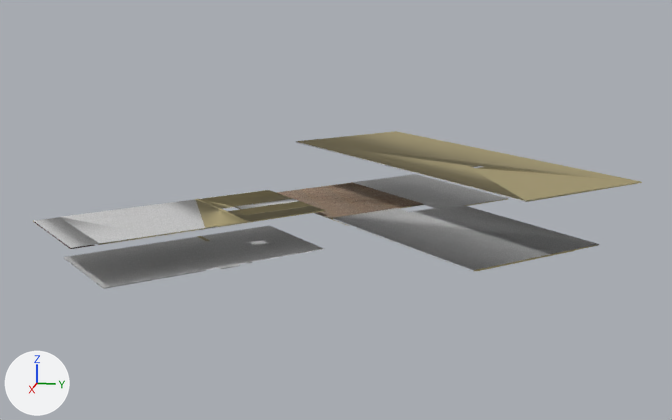
Renders of the COLLADA model dae/podlahy_pud.dae from each side of a commit.
Camera for both pictures: a 50 mm lens placed at (41.5, 9.4, 15.5), pointed at (-1.1, 0.9, 4.9). Lighting does not change. The marker at lower left points along +X, +Y and +Z. Vertices at the same position are counted once.

The first picture shows 'SketchUp'.
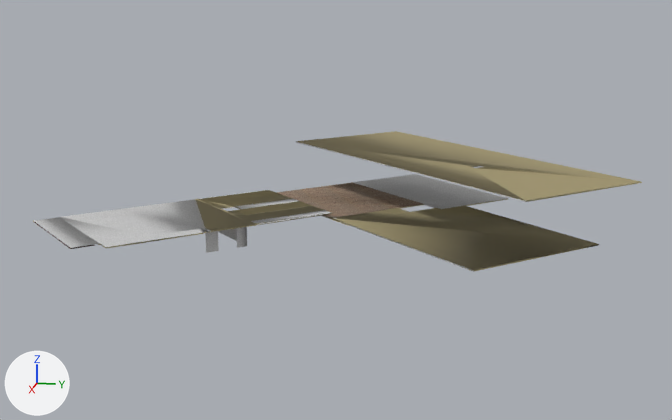
Diff of the bpy script that builds the scene:
```diff
--- a/dae/podlahy_pud.dae.py
+++ b/dae/podlahy_pud.dae.py
@@ me_sketchup @@
 # used by ob_sketchup; location = (0.0, 0.0, 0.0)
-me_sketchup.from_pydata(...)  # 690 vertices, 1253 faces; spans x -10.9..8.4, y -11.9..14.4, z 3.1..7.5
+me_sketchup.from_pydata(...)  # 716 vertices, 1568 faces; spans x -10.9..8.4, y -11.9..14.4, z 4.0..7.5
+# me_sketchup part 1: the loose piece of 146 vertices spanning x -3.9..7.5, y -10.9..0.6, z 3.1..3.3 is deleted
+# me_sketchup part 2: 9 vertices moved within x -2.5..1.4, y 2.0..5.9, z 4.8; 13 vertices removed from x -3.1..7.3, y -5.4..11.8, z 4.8..5.1; 207 vertices added at x -5.4..8.0, y -7.0..12.8, z 4.0..5.2
 me_sketchup.materials.append(mat_cladding_stucco_white)
```

Location of each change, [x1, y1, x2, y2] in pixels of the pictures (672 x 420 px):
'SketchUp', reshaped (11% shorter)
    before: [33, 131, 642, 289]
    after: [33, 131, 642, 272]
part 1 of me_sketchup, deleted
    before: [64, 225, 324, 289]
part 2 of me_sketchup, built on
    before: [157, 196, 599, 270]
    after: [61, 185, 598, 272]
